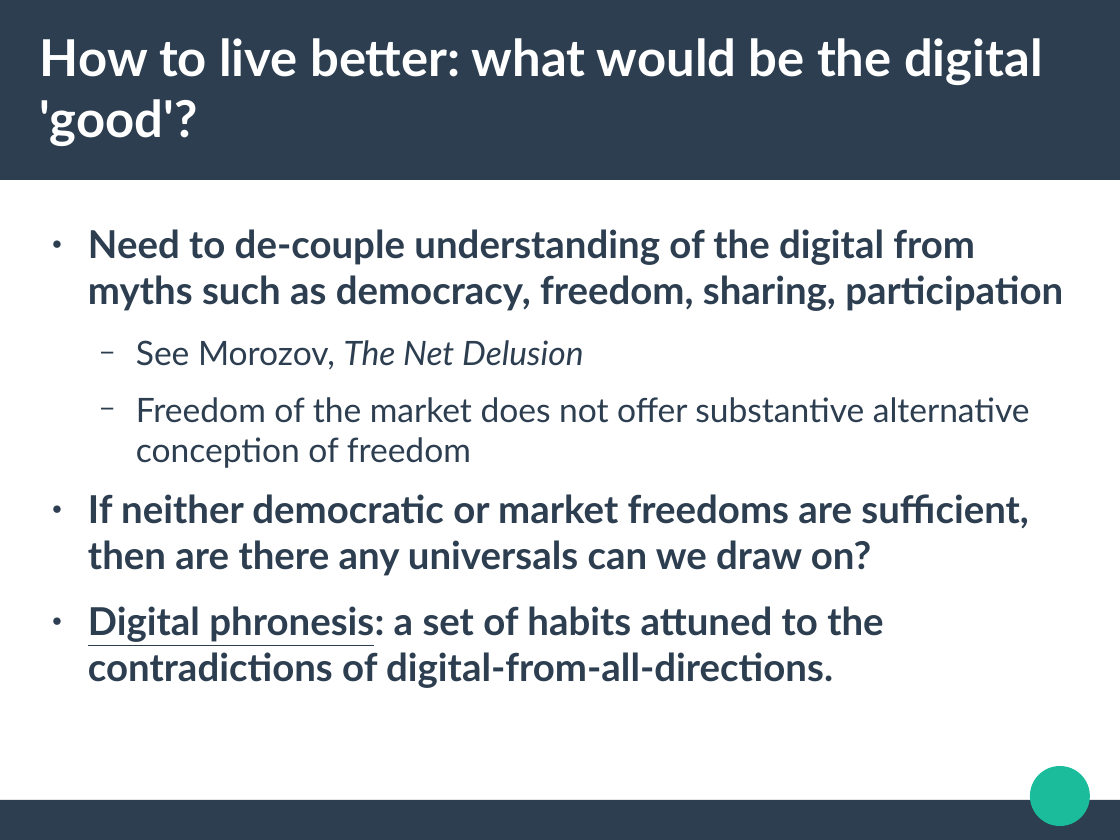
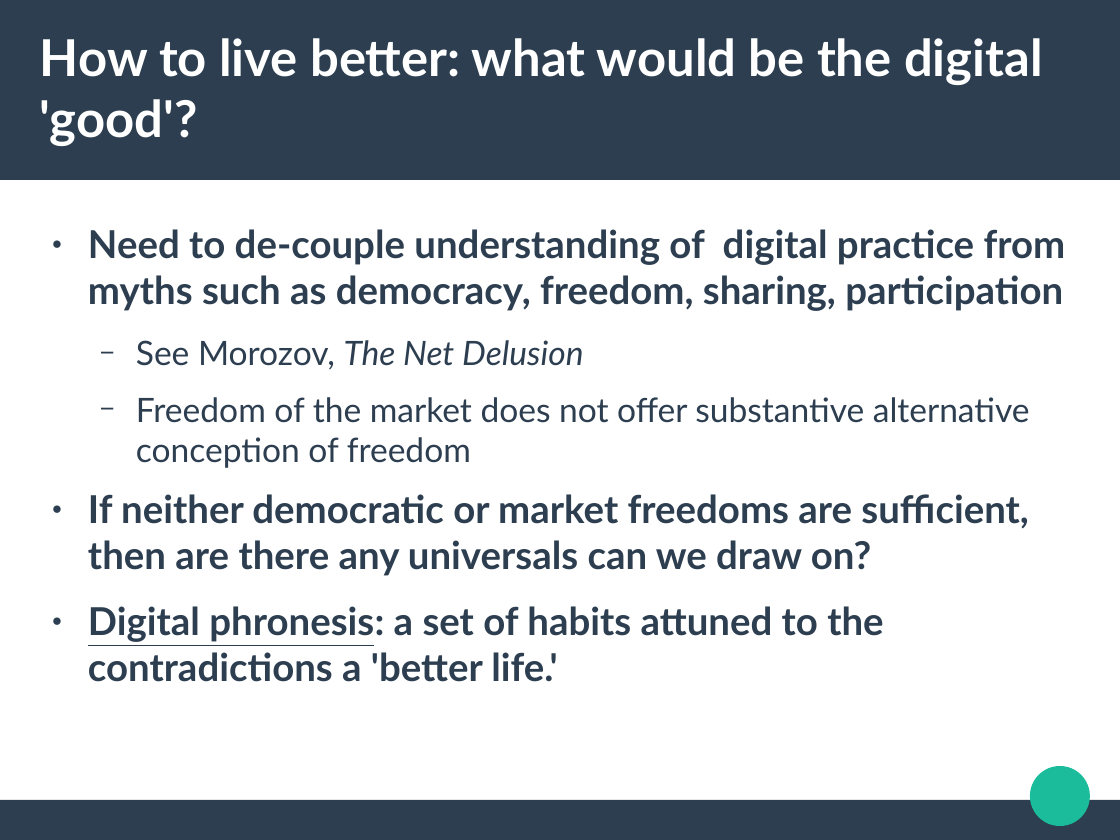
Before and after one commit to rian39/digital_ethics, a slide deck: slide 7 of digital_ethics_slides.odp (slide 5 before the commit). Drawn at 1120x840 pixels with LibreOffice and Linux fonts; fonts in the diff are those of the drawing. Boxes give left, top, right and bottom in pixels: in the first picture for what was removed or moved away, otherwise in the second. Text is boxed around its words. In the diff, an @@ line names an element or a change of style, - is before the commit and + after.

```diff
--- a/digital_ethics_slides.odp
+++ b/digital_ethics_slides.odp
@@ text at (88, 229, 1066, 311): text changed @@
-● Need to de-couple understanding of the digital from myths such as democracy, freedom, sharing, participation
+● Need to de-couple understanding of digital practice from myths such as democracy, freedom, sharing, participation
@@ text at (88, 606, 883, 682): text changed @@
-● Digital phronesis: a set of habits attuned to the contradictions of digital-from-all-directions.
+● Digital phronesis: a set of habits attuned to the contradictions a 'better life.'
```
Also in this commit, not shown: 10 other slides changed, 8 slides added, 2 slides removed.
